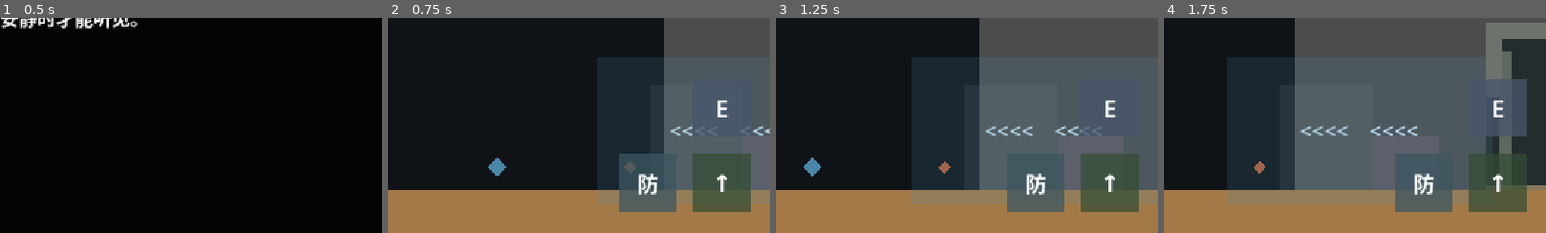
Above: before the commit, frames 1-4 (left to right).
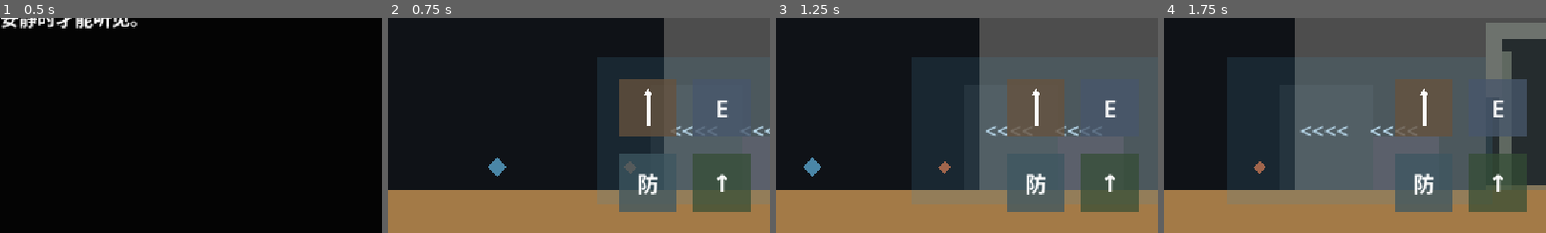
Above: after the commit, the same moments.

Repository: wenshuchuan0101-lab/A-Gift-for-the-land
Game: Godot game, scene res://Opening.tscn
The game is run twice, just before and just after one commit, with the same random seed, the same clock (stepped at 60 frames per second) and the same inputs.
Inputs (mouse positions are % of the whole screen's width and height, from its top left):
- Up to frame 1 (0.5 s): no input
- Up to frame 2 (0.75 s): tap Enter at 0.5 s; move the mouse to (72, 45) at 0.52 s; hold D (move_right) from 0.53 s (still down); hold Shift (defend) from 0.53 s (still down); click (72, 45) at 0.67 s
- Up to frame 3 (1.25 s): keep holding D (move_right); keep holding Shift (defend); tap Space (jump) at 0.77, 1.07 s; tap Q (anchor, bound only after the commit) at 0.8 s
- Up to frame 4 (1.75 s): keep holding D (move_right); move the mouse to (30, 55) at 1.27 s; release Shift (defend) at 1.28 s; tap Q (anchor, bound only after the commit) at 1.35 s; click (30, 55) at 1.42 s; tap Space (jump) at 1.52, 1.55 s
The pictures show only the part of the screen within x 50-100%, y 50-100%; the shares and areas given below are measured in that part.

Frame 1 is identical in both runs. In frame 2, 4.0% of the frame differs, in the area x 60-76%, y 28-56%; in frame 3, 4.0%; in frame 4, 4.0%.

Commit message:
实现长矛固定风力系统

Diff:
--- a/Demo_Level.tscn
+++ b/Demo_Level.tscn
@@ -225,6 +225,36 @@
 text = "防"
 horizontal_alignment = 1
 vertical_alignment = 1
+
+[node name="AnchorControl" type="Control" parent="MobileControls"]
+layout_mode = 3
+anchors_preset = 3
+anchor_left = 1.0
+anchor_top = 1.0
+anchor_right = 1.0
+anchor_bottom = 1.0
+offset_left = -232.0
+offset_top = -240.0
+offset_right = -136.0
+offset_bottom = -144.0
+grow_horizontal = 0
+grow_vertical = 0
+mouse_filter = 2
+
+[node name="AnchorButton" type="TouchScreenButton" parent="MobileControls/AnchorControl"]
+position = Vector2(48, 52)
+shape = SubResource("RectangleShape2D_mobile_button")
+action = "anchor"
+passby_press = true
+visibility_mode = 0
+
+[node name="Background" type="Polygon2D" parent="MobileControls/AnchorControl/AnchorButton"]
+polygon = PackedVector2Array(-44, -44, 44, -44, 44, 44, -44, 44)
+color = Color(0.4, 0.32, 0.24, 0.78)
+
+[node name="Icon" type="Polygon2D" parent="MobileControls/AnchorControl/AnchorButton"]
+polygon = PackedVector2Array(0, -30, 8, -18, 3, -18, 3, 27, -3, 27, -3, -18, -8, -18)
+color = Color(1, 1, 1, 1)
 
 [node name="InteractControl" type="Control" parent="MobileControls"]
 layout_mode = 3
--- a/Player.tscn
+++ b/Player.tscn
@@ -15,6 +15,13 @@
 polygon = PackedVector2Array(-20, -35, 20, -35, 20, 35, -20, 35)
 color = Color(0.78, 0.8, 0.86, 1)
 
+[node name="AnchorVisual" type="Polygon2D" parent="."]
+visible = false
+z_index = 1
+position = Vector2(28, 0)
+polygon = PackedVector2Array(0, -30, 6, -20, 3, -20, 3, 35, -3, 35, -3, -20, -6, -20)
+color = Color(0.76, 0.66, 0.46, 1)
+
 [node name="Camera2D" type="Camera2D" parent="."]
 offset = Vector2(115.2, 0)
 enabled = true
--- a/player.gd
+++ b/player.gd
@@ -6,22 +6,32 @@
 @export var move_speed: float = 220.0
 @export var jump_velocity: float = -420.0
 
+@onready var anchor_visual: Polygon2D = $AnchorVisual
+
 var gravity: float = ProjectSettings.get_setting("physics/2d/default_gravity")
 var external_force := Vector2.ZERO
 var has_cloak := false
 var has_spear := false
 var is_defending := false
+var is_anchored := false
 
 
 func _physics_process(delta: float) -> void:
-	is_defending = has_cloak and Input.is_action_pressed("defend")
+	if not has_spear and is_anchored:
+		_set_anchored(false)
+	if has_spear and Input.is_action_just_pressed("anchor"):
+		_set_anchored(not is_anchored)
+
+	is_defending = has_cloak and not is_anchored and Input.is_action_pressed("defend")
 	var direction := Input.get_axis("move_left", "move_right")
 	var current_move_speed := move_speed
-	if is_defending:
+	if is_anchored:
+		current_move_speed = 0.0
+	elif is_defending:
 		current_move_speed *= DEFEND_MOVE_MULTIPLIER
 	velocity.x = direction * current_move_speed
 
-	if Input.is_action_just_pressed("jump") and is_on_floor():
+	if not is_anchored and Input.is_action_just_pressed("jump") and is_on_floor():
 		velocity.y = jump_velocity
 
 	if not is_on_floor():
@@ -33,13 +43,25 @@
 
 
 func add_external_force(force: Vector2) -> void:
+	if is_anchored:
+		return
 	external_force += force
 
 
 func get_wind_resistance() -> float:
+	if is_anchored:
+		return 0.0
 	if is_defending:
 		return DEFEND_WIND_MULTIPLIER
 	return 1.0
+
+
+func _set_anchored(anchored: bool) -> void:
+	is_anchored = anchored
+	anchor_visual.visible = anchored
+	if anchored:
+		velocity = Vector2.ZERO
+		external_force = Vector2.ZERO
 
 
 func receive_item(item_type: StringName) -> void:
--- a/project.godot
+++ b/project.godot
@@ -49,6 +49,11 @@
 "events": [Object(InputEventKey,"resource_local_to_scene":false,"resource_name":"","device":-1,"window_id":0,"alt_press …(195 unchanged characters)…
 ]
 }
+anchor={
+"deadzone": 0.5,
+"events": [Object(InputEventKey,"resource_local_to_scene":false,"resource_name":"","device":-1,"window_id":0,"alt_pressed":false,"shift_pressed":false,"ctrl_pressed":false,"meta_pressed":false,"pressed":false,"keycode":0,"physical_keycode":81,"key_label":0,"unicode":0,"location":0,"echo":false,"script":null)
+]
+}
 
 [input_devices]
 
